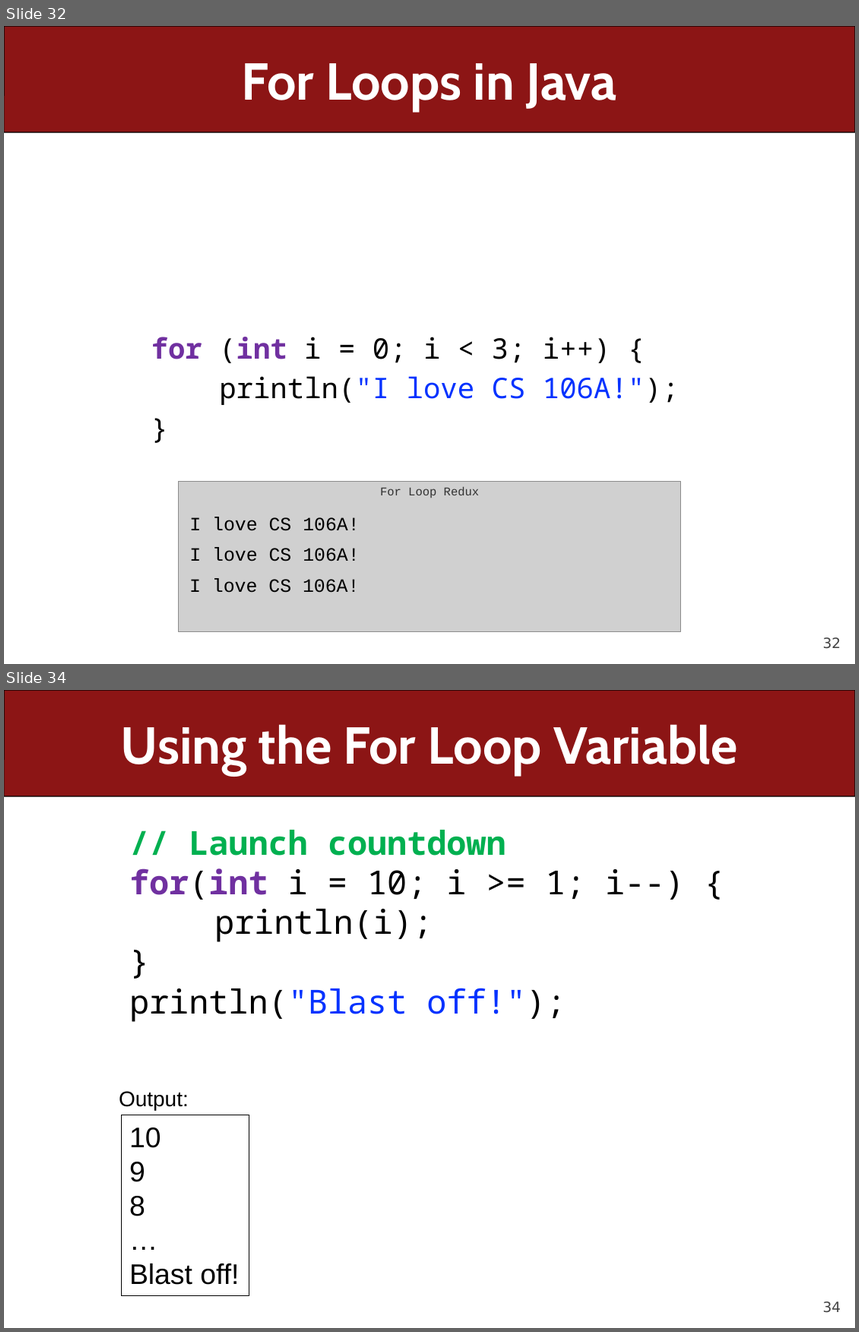
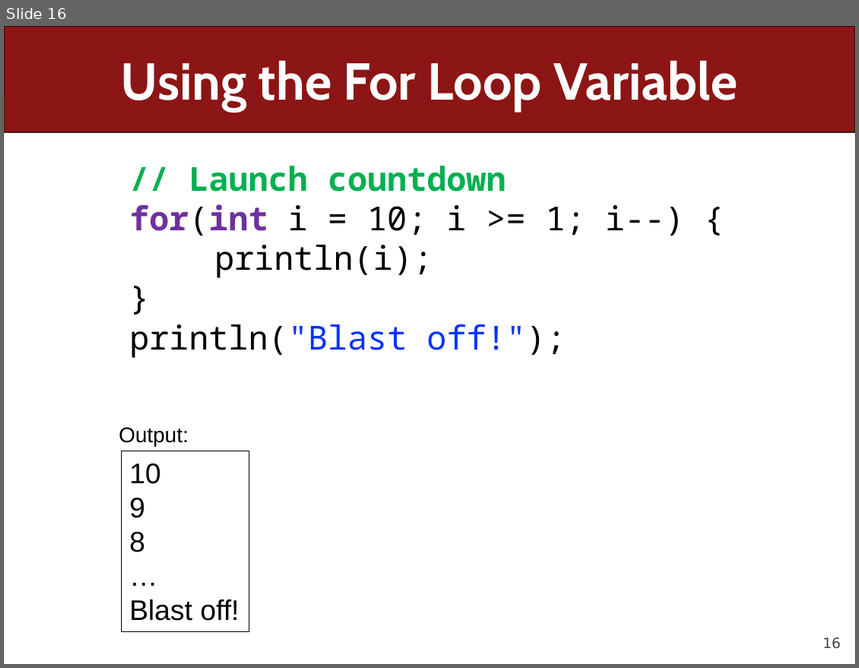
Before and after one commit to ckincaid17/cs106a-summer-2018, a slide deck: WWW/lectures/Lecture6/Lecture6.pptx. Shown one above the other, each under a label of ours: slides 32 and 34 before the commit, slide 16 after it; the slides between them are not shown. The pictures are 859x1332 and 859x668 pixels, drawn with LibreOffice and Linux fonts; fonts in the diff are those of the drawing; grey boxes stand for pictures. Boxes give left, top, right and bottom in pixels: in the first picture for what was removed or moved away, otherwise in the second. Text is boxed around its words. In the diff, an @@ line names an element or a change of style, - is before the commit and + after.

```diff
--- a/WWW/lectures/Lecture6/Lecture6.pptx
+++ b/WWW/lectures/Lecture6/Lecture6.pptx
@@ slide 32 removed at (4, 26, 855, 664), background #FFFFFF; not listed: 2 template elements that a slide beside it also shows @@
@@ title removed at (242, 63, 617, 111) @@
-For Loops in Java
@@ text removed at (151, 337, 679, 405) @@
-for (int i = 0; i < 3; i++) {
-println("I love CS 106A!");
-}
@@ picture removed at (179, 481, 682, 632) @@
@@ text removed at (380, 487, 480, 498) @@
-For Loop Redux
@@ text removed at (189, 517, 360, 531) @@
-I love CS 106A!
@@ text removed at (189, 547, 360, 562) @@
-I love CS 106A!
@@ text removed at (189, 579, 360, 593) @@
-I love CS 106A!
@@ what was slide 34 is now slide 16 @@
@@ page number at (823, 638, 842, 649): text changed @@
-34
+16
```
Also in this commit, not shown: 42 slides changed, 7 slides added, 19 other slides removed, 1 other file.
